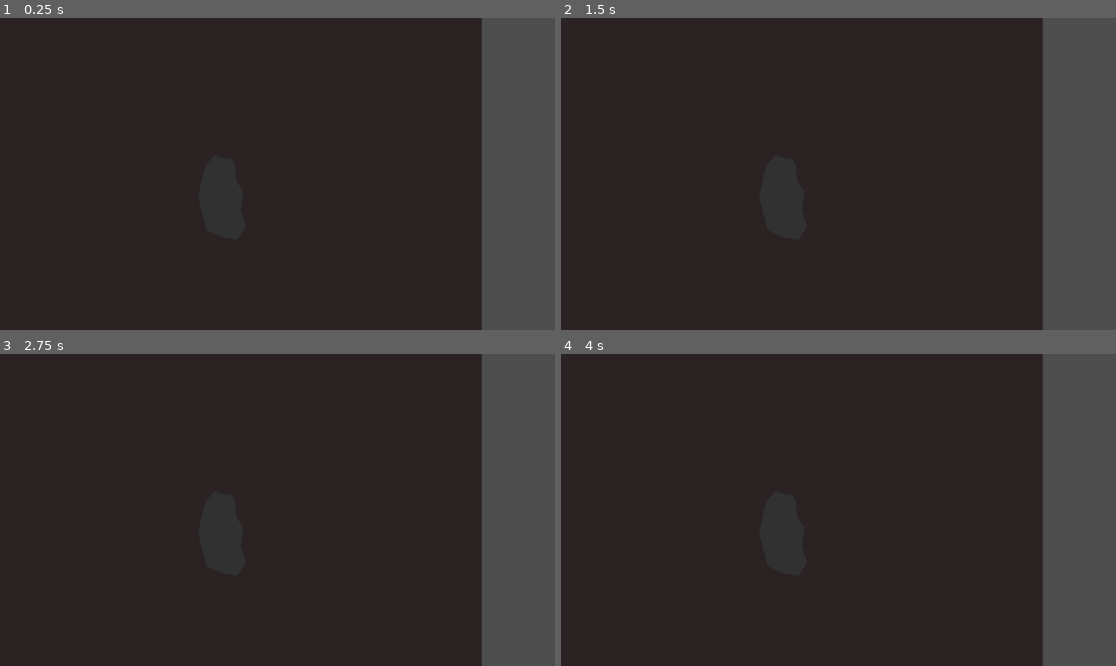
Above: before the commit, frames 1-4 (two rows, left to right).
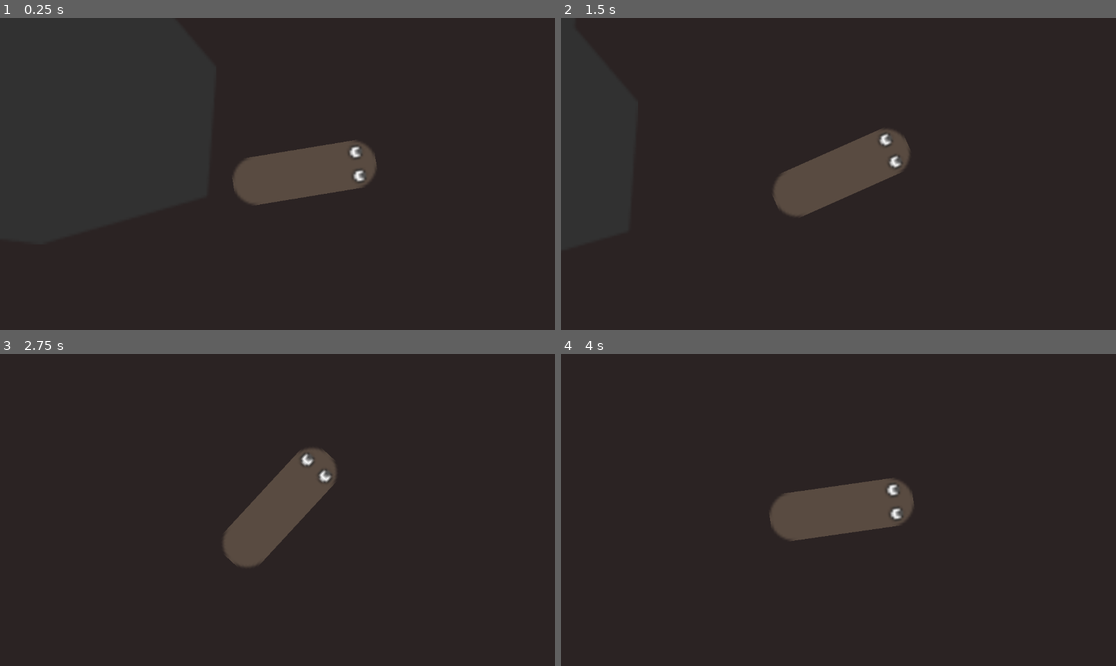
Above: after the commit, the same moments.

Repository: squirrelsoftcompany/LD56
Game: Godot game, scene res://Scenes/Main.tscn
The game is run twice, just before and just after one commit, with the same random seed, the same clock (stepped at 60 frames per second) and the same inputs.
Inputs (mouse positions are in pixels of both pictures, inside the frame that each line leads up to):
- Up to frame 1 (0.25 s): no input
- Up to frame 2 (1.5 s): tap Enter (ui_accept) at 0.5, 0.77 s; move the mouse to (960, 158) at 0.52 s; hold D 0.53-1.28 s; hold F 0.53-1.28 s; click (960, 158) at 0.67 s; move the mouse to (727, 189) at 1.27 s; hold S from 1.28 s (still down); tap Space at 1.35 s
- Up to frame 3 (2.75 s): tap Enter (ui_accept) at 1.52 s; move the mouse to (333, 441) at 2.02 s; release S at 2.03 s; hold D from 2.03 s (still down); hold F from 2.03 s (still down)
- Up to frame 4 (4 s): move the mouse to (810, 572) at 2.77 s; release D at 2.78 s; release F at 2.78 s; hold W 2.78-3.53 s; tap Space at 2.85 s; click (810, 572) at 2.92 s; tap Enter (ui_accept) at 3.02, 3.77 s; move the mouse to (1005, 556) at 3.52 s; hold A from 3.53 s (still down); hold F from 3.53 s (still down)

The runs differ from the first frame. In frame 1, 17% of the frame differs, in the area x 41-100%, y 0-100%; in frame 2, 17%; in frame 3, 17%; in frame 4, 17%.

Commit message:
[FCT] First worm deplacement

Diff:
--- a/Scenes/Main.tscn
+++ b/Scenes/Main.tscn
@@ -7,6 +7,11 @@
 [ext_resource type="Texture2D" uid="uid://b5ihv4owe5wxt" path="res://Sprites/Placeholder/sprite_stone4.png" id="6_frmpu"]
 [ext_resource type="Texture2D" uid="uid://o7e7xpduj12b" path="res://Sprites/Placeholder/sprite_food.png" id="6_u1xpb"]
 [ext_resource type="Texture2D" uid="uid://bwuqet6a2a0oh" path="res://Sprites/Placeholder/sprite_exterieur.png" id="7_mqaw2"]
+[ext_resource type="Script" path="res://Scenes/worm_head.gd" id="8_1uaqr"]
+[ext_resource type="Texture2D" uid="uid://djbdij674qcyw" path="res://Sprites/Placeholder/sprite_worm_head.png" id="8_a8gyp"]
+[ext_resource type="Script" path="res://addons/phantom_camera/scripts/phantom_camera_host/phantom_camera_host.gd" id="9_uljwb"]
+[ext_resource type="Script" path="res://addons/phantom_camera/scripts/phantom_camera/phantom_camera_2d.gd" id="10_8ouvx"]
+[ext_resource type="Script" path="res://addons/phantom_camera/scripts/resources/tween_resource.gd" id="11_4vje4"]
 
 [sub_resource type="StandardMaterial3D" id="StandardMaterial3D_38h78"]
 albedo_texture = ExtResource("2_1ocxd")
@@ -25,6 +30,15 @@
 
 [sub_resource type="CircleShape2D" id="CircleShape2D_sgfg7"]
 radius = 40.0
+
+[sub_resource type="CapsuleShape2D" id="CapsuleShape2D_8ltyw"]
+height = 60.0
+
+[sub_resource type="Resource" id="Resource_ywpxq"]
+script = ExtResource("11_4vje4")
+duration = 1.0
+transition = 0
+ease = 2
 
 [node name="Main" type="Node2D"]
 
@@ -102,3 +116,34 @@
 texture = ExtResource("7_mqaw2")
 region_enabled = true
 region_rect = Rect2(0, 0, 2000, 150)
+
+[node name="WormHead" type="CharacterBody2D" parent="."]
+position = Vector2(-235, 338)
+floor_constant_speed = true
+script = ExtResource("8_1uaqr")
+
+[node name="CollisionShape2D" type="CollisionShape2D" parent="WormHead"]
+rotation = 1.5708
+shape = SubResource("CapsuleShape2D_8ltyw")
+
+[node name="Sprite2D" type="Sprite2D" parent="WormHead"]
+rotation = 1.5708
+texture = ExtResource("8_a8gyp")
+
+[node name="Camera2D" type="Camera2D" parent="."]
+physics_interpolation_mode = 2
+position = Vector2(-235, 338)
+zoom = Vector2(5, 5)
+limit_top = -900
+limit_bottom = 800
+
+[node name="PhantomCameraHost" type="Node" parent="Camera2D"]
+script = ExtResource("9_uljwb")
+
+[node name="PhantomCamera2D" type="Node2D" parent="." node_paths=PackedStringArray("follow_targets")]
+position = Vector2(-235, 338)
+script = ExtResource("10_8ouvx")
+follow_mode = 3
+follow_targets = [NodePath("../WormHead")]
+zoom = Vector2(5, 5)
+tween_resource = SubResource("Resource_ywpxq")
Not shown: 1 places in Scenes/Main.tscn that only renumber resources
